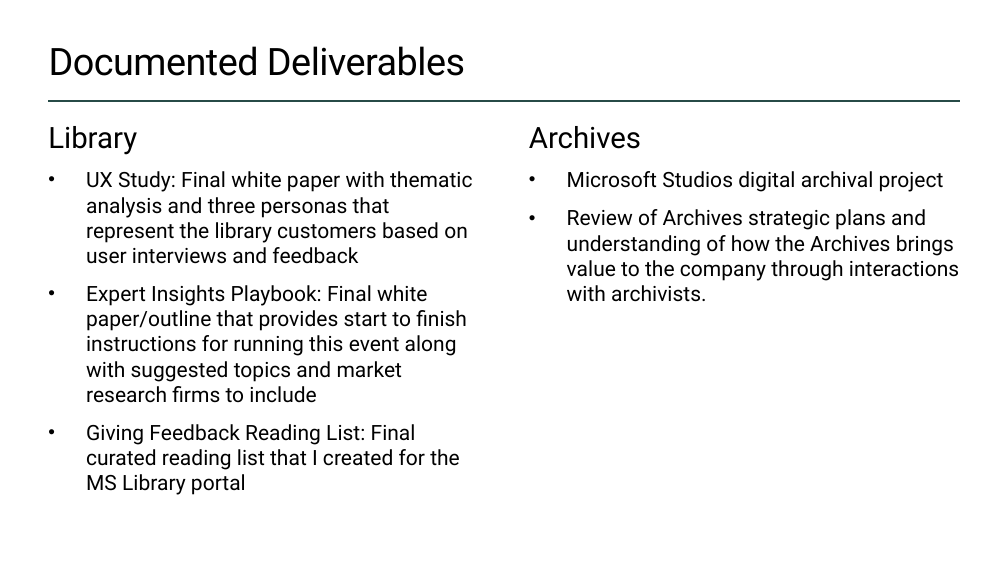
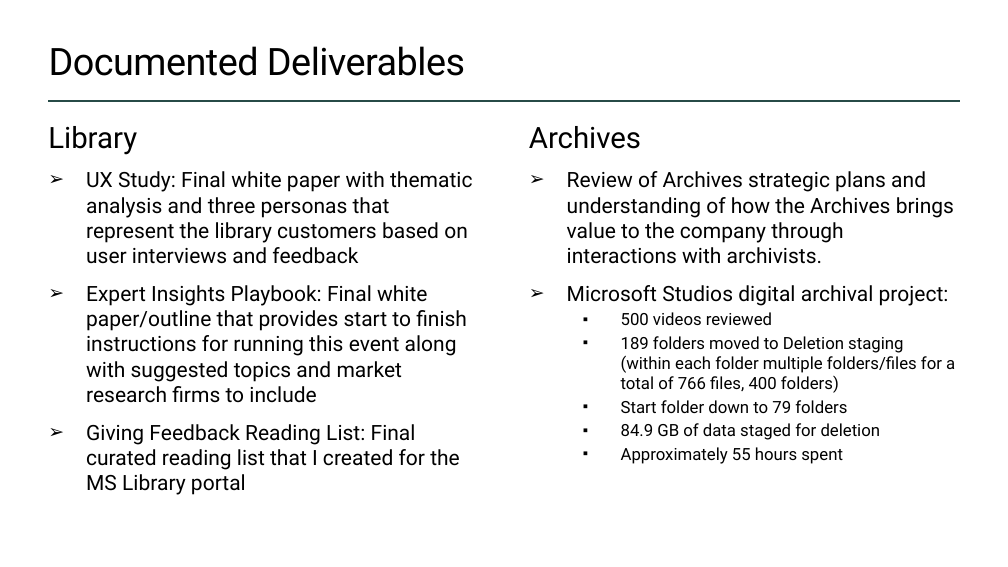
Before and after one commit to ewhinihan/dfw_mslibrary, a slide deck: slide 21 of DFW_MSLibraryArchives_WeeklyLearnings.pptx. Drawn at 1008x567 pixels with LibreOffice and Linux fonts; fonts in the diff are those of the drawing; background and template pictures are left out. Boxes give left, top, right and bottom in pixels: in the first picture for what was removed or moved away, otherwise in the second. Text is boxed around its words. In the diff, an @@ line names an element or a change of style, - is before the commit and + after.

```diff
--- a/DFW_MSLibraryArchives_WeeklyLearnings.pptx
+++ b/DFW_MSLibraryArchives_WeeklyLearnings.pptx
@@ text at bbox=[567, 171, 944, 192]: paragraph removed @@
-• Microsoft Studios digital archival project
@@ text at bbox=[567, 171, 954, 264]: bullet • to ➢ @@
@@ text at bbox=[567, 285, 955, 464]: paragraphs added @@
+➢ Microsoft Studios digital archival project:
+      ▪ 500 videos reviewed
+      ▪ 189 folders moved to Deletion staging (within each folder multiple folders/files for a total of 766 files, 400 folders)
+      ▪ Start folder down to 79 folders
+      ▪ 84.9 GB of data staged for deletion
+      ▪ Approximately 55 hours spent
```
Also in this commit, not shown: 1 other slide changed.
